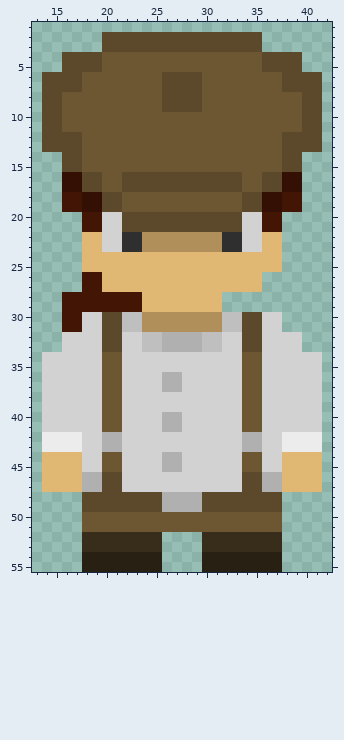
Pixel-art sprite -- data/img/char-down-still2.png. That is the earlier state.
The file is 56x56 pixels. Shown: x 13..42, y 1..55.
The result:
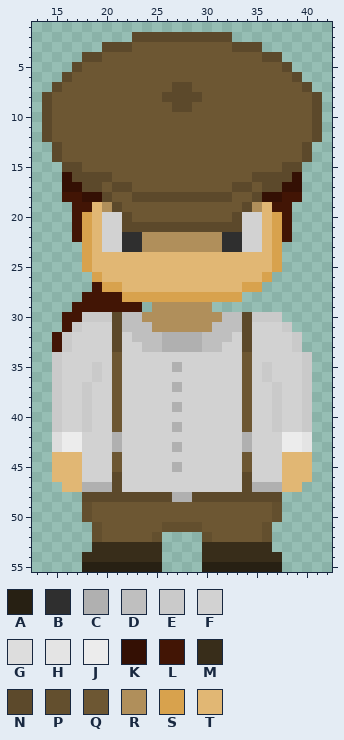
Palette (. is transparent): A #272013  B #2f2f2f  C #b0b0b0  D #bfbfbf  E #cacaca  F #d2d2d2  G #dddddd  H #e4e4e4  J #ececec  K #341004  L #421505  M #382d1a  N #5c492b  P #634f2e  Q #6d5733  R #b08f5b  S #d8a24d  T #e1b774
Diff:
@@ x 13..42 @@
  1 ..............................
- 2 .......NNNNNNNNNNNNNNNN.......
- 3 .......NNNNNNNNNNNNNNNN.......
- 4 ...NNNNQQQQQQQQQQQQQQQQNNNN...
- 5 ...NNNNQQQQQQQQQQQQQQQQNNNN...
- 6 .NNNNQQQQQQQQNNNNQQQQQQQQNNNN.
- 7 .NNNNQQQQQQQQNNNNQQQQQQQQNNNN.
- 8 .NNQQQQQQQQQQNNNNQQQQQQQQQQNN.
- 9 .NNQQQQQQQQQQNNNNQQQQQQQQQQNN.
-10 .NNQQQQQQQQQQQQQQQQQQQQQQQQNN.
-11 .NNQQQQQQQQQQQQQQQQQQQQQQQQNN.
-12 .NNNNQQQQQQQQQQQQQQQQQQQQNNNN.
-13 .NNNNQQQQQQQQQQQQQQQQQQQQNNNN.
-14 ...NNQQQQQQQQQQQQQQQQQQQQNN...
+ 2 ..........NNNNNNNNNN..........
+ 3 .......NNNQQQQQQQQQQNNN.......
+ 4 .....NNQQQQQQQQQQQQQQQQNN.....
+ 5 ....NQQQQQQQQQQQQQQQQQQQQN....
+ 6 ...NQQQQQQQQQQQQQQQQQQQQQQN...
+ 7 ..NQQQQQQQQQQQNNQQQQQQQQQQQN..
+ 8 .NQQQQQQQQQQQNNNNQQQQQQQQQQQN.
+ 9 .NQQQQQQQQQQQQNNQQQQQQQQQQQQN.
+10 .NQQQQQQQQQQQQQQQQQQQQQQQQQQN.
+11 .NQQQQQQQQQQQQQQQQQQQQQQQQQQN.
+12 .NQQQQQQQQQQQQQQQQQQQQQQQQQQN.
+13 ..NQQQQQQQQQQQQQQQQQQQQQQQQN..
+14 ..NQQQQQQQQQQQQQQQQQQQQQQQQN..
 15 ...NNQQQQQQQQQQQQQQQQQQQQNN...
-16 ...KKNNQQNNNNNNNNNNNNQQNNKK...
-17 ...KKNNQQNNNNNNNNNNNNQQNNKK...
-18 ...LLKKNNQQQQQQQQQQQQNNKKLL...
-19 ...LLKKNNQQQQQQQQQQQQNNKKLL...
-20 .....LLFFNNNNNNNNNNNNFFLL.....
-21 .....LLFFNNNNNNNNNNNNFFLL.....
-22 .....TTFFBBRRRRRRRRBBFFTT.....
-23 .....TTFFBBRRRRRRRRBBFFTT.....
-24 .....TTTTTTTTTTTTTTTTTTTT.....
-25 .....TTTTTTTTTTTTTTTTTTTT.....
-26 .....LLTTTTTTTTTTTTTTTT.......
-27 .....LLTTTTTTTTTTTTTTTT.......
-28 ...LLLLLLLLTTTTTTTT...........
-29 ...LLLLLLLLTTTTTTTT...........
-30 ...LLFFNNDDRRRRRRRRDDNNFF.....
-31 ...LLFFNNDDRRRRRRRRDDNNFF.....
-32 ...FFFFNNFFDDCCCCDDFFNNFFFF...
-33 ...FFFFNNFFDDCCCCDDFFNNFFFF...
-34 .FFFFFFQQFFFFFFFFFFFFQQFFFFFF.
-35 .FFFFFFQQFFFFFFFFFFFFQQFFFFFF.
-36 .FFFFFFQQFFFFCCFFFFFFQQFFFFFF.
-37 .FFFFFFQQFFFFCCFFFFFFQQFFFFFF.
-38 .FFFFFFQQFFFFFFFFFFFFQQFFFFFF.
-39 .FFFFFFQQFFFFFFFFFFFFQQFFFFFF.
-40 .FFFFFFQQFFFFCCFFFFFFQQFFFFFF.
-41 .FFFFFFQQFFFFCCFFFFFFQQFFFFFF.
-42 .JJJJFFCCFFFFFFFFFFFFCCFFJJJJ.
-43 .JJJJFFCCFFFFFFFFFFFFCCFFJJJJ.
-44 .TTTTFFQQFFFFCCFFFFFFQQFFTTTT.
-45 .TTTTFFQQFFFFCCFFFFFFQQFFTTTT.
-46 .TTTTCCNNFFFFFFFFFFFFNNCCTTTT.
-47 .TTTTCCNNFFFFFFFFFFFFNNCCTTTT.
-48 .....NNNNNNNNCCCCNNNNNNNN.....
-49 .....NNNNNNNNCCCCNNNNNNNN.....
-50 .....QQQQQQQQQQQQQQQQQQQQ.....
-51 .....QQQQQQQQQQQQQQQQQQQQ.....
-52 .....MMMMMMMM....MMMMMMMM.....
-53 .....MMMMMMMM....MMMMMMMM.....
-54 .....AAAAAAAA....AAAAAAAA.....
+16 ...KNNNNQQQQQQQQQQQQQQNNNNK...
+17 ...KKNNQNNQQQQQQQQQQNNQNNKK...
+18 ...LLKKNQQNNNNNNNNNNQQNKKLL...
+19 ....LLTRNQQQQQQQQQQQQNRTLL....
+20 ....LSTFFNQQQQQQQQQQNFFTSL....
+21 ....LSTFFNNNNNNNNNNNNFFTSL....
+22 ....LSTFFBBRRRRRRRRBBFFTSL....
+23 .....STFFBBRRRRRRRRBBFFTS.....
+24 .....STTTTTTTTTTTTTTTTTTS.....
+25 .....STTTTTTTTTTTTTTTTTTS.....
+26 ......STTTTTTTTTTTTTTTTS......
+27 ......LSSTTTTTTTTTTTTSS.......
+28 .....LLLLSSSSSSSSSSSS.........
+29 ....LLLLLLL.RRRRRR............
+30 ...LLEEENDDRRRRRRRRDDNEEE.....
+31 ...LEFFFNDDDRRRRRRDDDNFFFE....
+32 ..LEFFFFNFDDDCCCCDDDFNFFFFE...
+33 ..LEFFFFNFFDDCCCCDDFFNFFFFE...
+34 ..EFFFFFQFFFFFFFFFFFFQFFFFFE..
+35 ..EFFFEFQFFFFFCFFFFFFQFEFFFE..
+36 ..EFFFEFQFFFFFFFFFFFFQFEFFFE..
+37 ..EFFEFFQFFFFFCFFFFFFQFFEFFE..
+38 ..EFFEFFQFFFFFFFFFFFFQFFEFFE..
+39 ..EFFEFFQFFFFFCFFFFFFQFFEFFE..
+40 ..EFFEFFQFFFFFFFFFFFFQFFEFFE..
+41 ..EFFEFFQFFFFFCFFFFFFQFFEFFE..
+42 ..GJJFFFCFFFFFFFFFFFFCFFFJJH..
+43 ..GJJFFFCFFFFFCFFFFFFCFFFJJH..
+44 ..TTTFFFQFFFFFFFFFFFFQFFFTTT..
+45 ..TTTFFFQFFFFFCFFFFFFQFFFTTT..
+46 ..TTTFFFNFFFFFFFFFFFFNFFFTTT..
+47 ...TTCCCNFFFFFFFFFFFFNCCCTT...
+48 .....NNNNNNNNNCCNNNNNNNNN.....
+49 .....PQQQQQQQQQQQQQQQQQQP.....
+50 .....PQQQQQQQQQQQQQQQQQQP.....
+51 ......PQQQQQQPPPPQQQQQQP......
+52 ......PQQQQQP....PQQQQQP......
+53 ......MMMMMMM....MMMMMMM......
+54 .....MMMMMMMM....MMMMMMMM.....
 55 .....AAAAAAAA....AAAAAAAA.....
